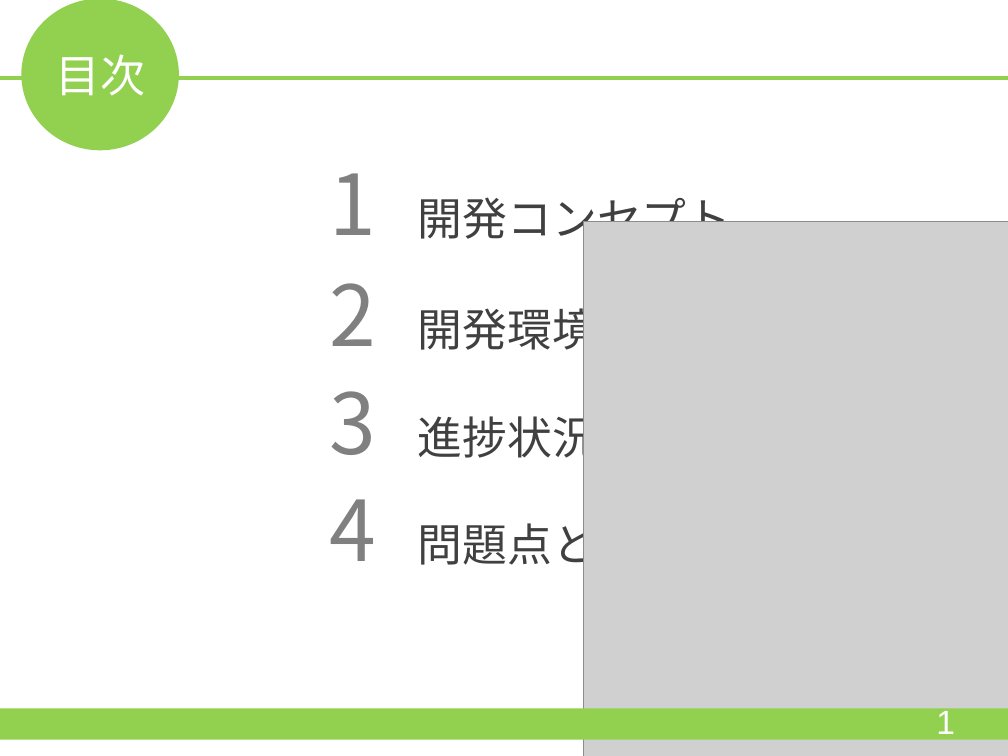
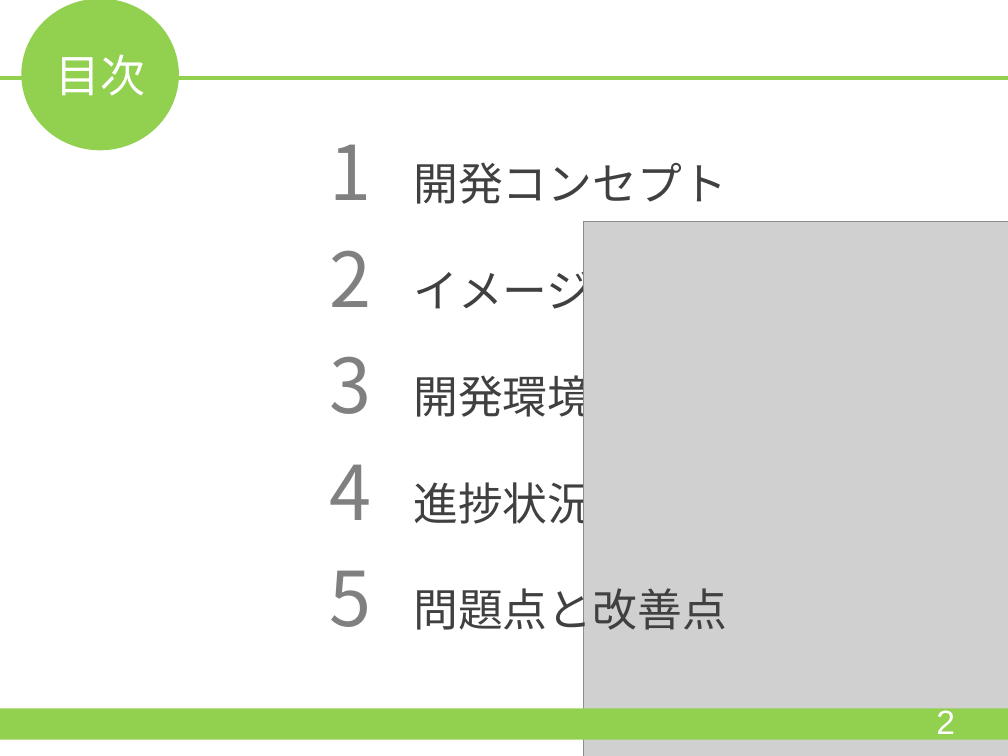
Before and after one commit to HamuroAC/Hamfile, a slide deck: slide 2 of 資料/発表資料.pptx. Drawn at 1008x756 pixels with LibreOffice and Linux fonts; fonts in the diff are those of the drawing; grey boxes stand for pictures. Boxes give left, top, right and bottom in pixels: in the first picture for what was removed or moved away, otherwise in the second. Text is boxed around its words. In the diff, an @@ line names an element or a change of style, - is before the commit and + after.

```diff
--- a/資料/発表資料.pptx
+++ b/資料/発表資料.pptx
@@ text "1 開発コンセプト": place and size @@
-text "1 開発コンセプト" at box(329, 173, 732, 246)
+text "1 開発コンセプト" at box(329, 144, 727, 204)
@@ text "1 開発コンセプト" at box(329, 144, 727, 204): size 60 to 54 pt in "1" @@
@@ text added at box(329, 250, 681, 318), 32 pt, text #404040 @@
+2 イメージ画像
@@ text at box(329, 356, 816, 425): text changed @@
-2 開発環境、動作環境
+3 開発環境、動作環境
@@ text at box(329, 464, 592, 531): text changed @@
-3 進捗状況
+4 進捗状況
@@ text at box(329, 570, 727, 638): text changed @@
-4 問題点と改善点
+5 問題点と改善点
@@ text at box(936, 707, 955, 741): text changed @@
-1
+2
```
Also in this commit, not shown: 15 other slides changed, 7 slides added, 2 slides removed.
